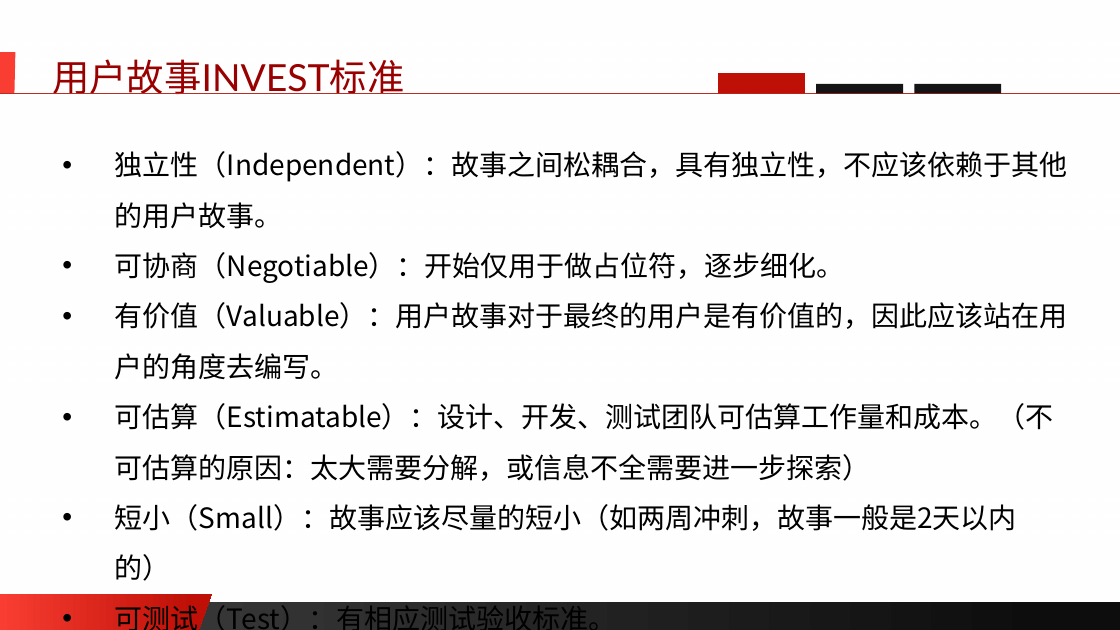
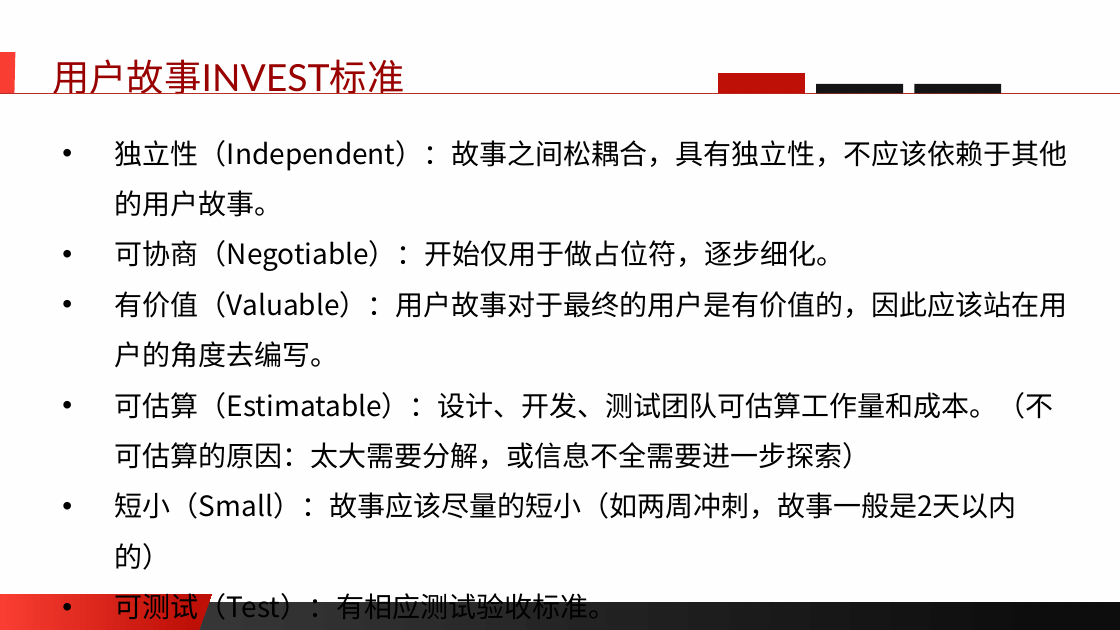
Before and after one commit to edu2act/course-software-process, a slide deck: slide 13 of materials/slides/ch11.pptx. Drawn at 1120x630 pixels with LibreOffice and Linux fonts; fonts in the diff are those of the drawing; background and template pictures are left out. Boxes give left, top, right and bottom in pixels: in the first picture for what was removed or moved away, otherwise in the second. Text is boxed around its words. In the diff, an @@ line names an element or a change of style, - is before the commit and + after.

```diff
--- a/materials/slides/ch11.pptx
+++ b/materials/slides/ch11.pptx
@@ text "独立性（Independent）：故事之间松耦合，具有独立性，不应该依赖于其他的用户故事。": place and size @@
-text "独立性（Independent）：故事之间松耦合，具有独立性，不应该依赖于其他的用户故事。" at (115, 151, 1068, 531)
+text "独立性（Independent）：故事之间松耦合，具有独立性，不应该依赖于其他的用户故事。" at (115, 140, 1068, 519)
```
Also in this commit, not shown: 1 slide added, 1 slide removed, 1 other file.
